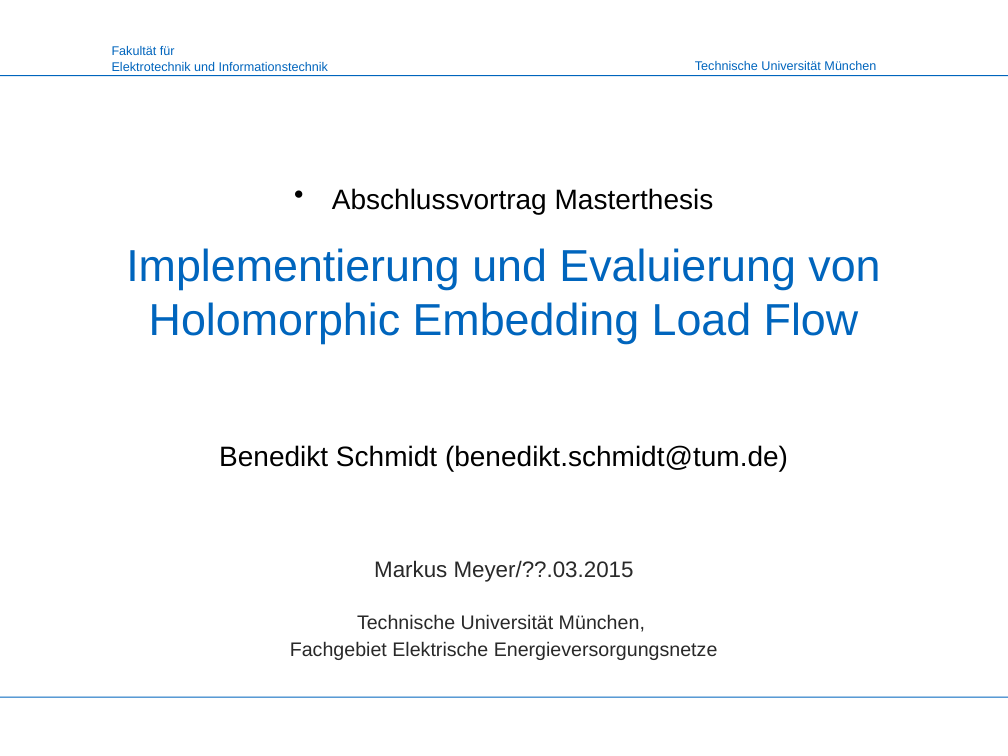
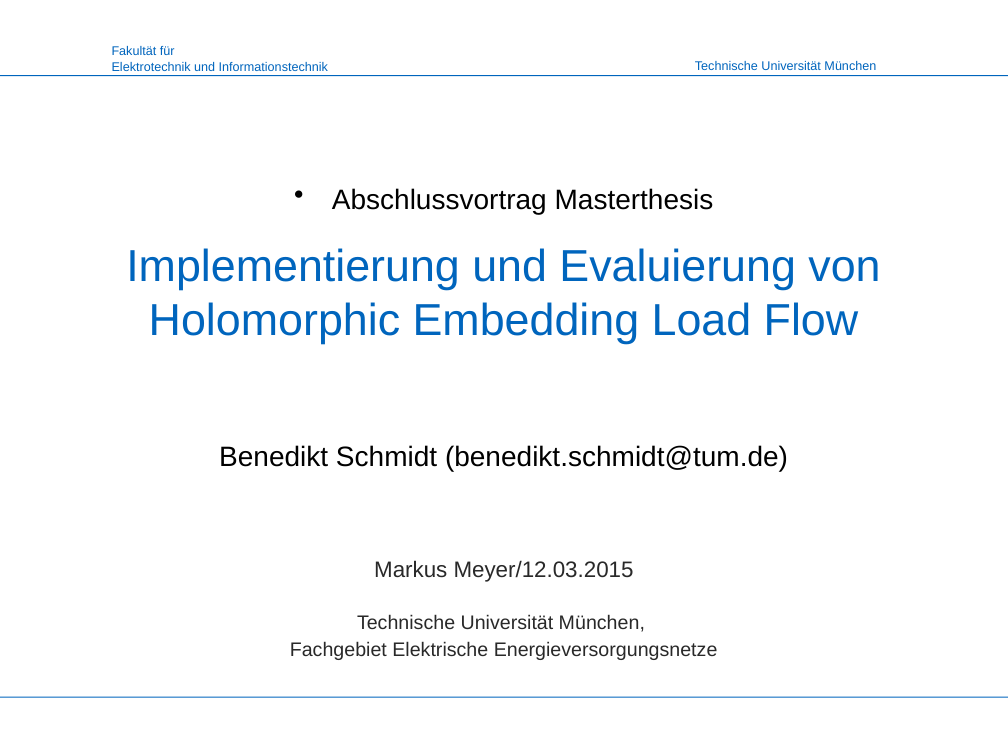
Before and after one commit to benediktibk/loadflow, a slide deck: slide 1 of documents/master_thesis/final_presentation.pptx. Drawn at 1008x756 pixels with LibreOffice and Linux fonts; fonts in the diff are those of the drawing; background and template pictures are left out. Boxes give left, top, right and bottom in pixels: in the first picture for what was removed or moved away, otherwise in the second. Text is boxed around its words. In the diff, an @@ line names an element or a change of style, - is before the commit and + after.

```diff
--- a/documents/master_thesis/final_presentation.pptx
+++ b/documents/master_thesis/final_presentation.pptx
@@ text at [374,560,634,582]: text changed @@
-Markus Meyer/??.03.2015
+Markus Meyer/12.03.2015
```
Also in this commit, not shown: 15 other slides changed, 1 slide added, 1 other file.
